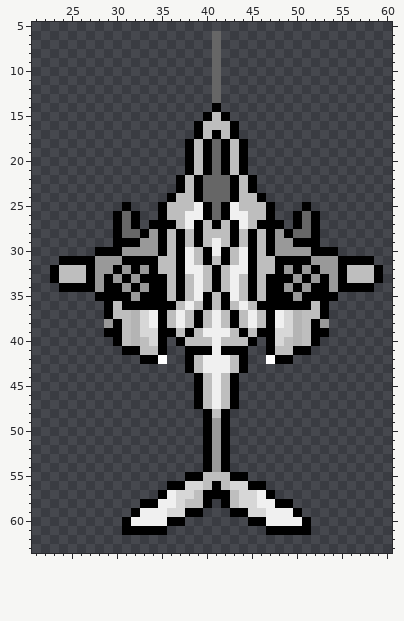
Two states of a sprite sheet, data/images/units/vehicles/shedu.gif. The picture above is the old version.
The file is 84x72 pixels. Colours within 5 levels of each other are drawn and written as one. Shown: x 21..60, y 5..63.
After the commit:
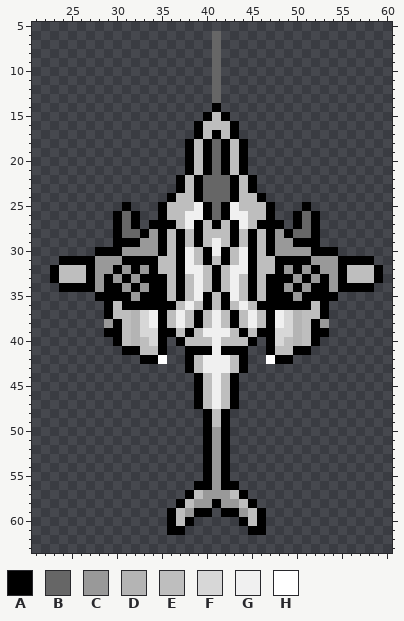
Palette (. is transparent): A #000000  B #666666  C #999999  D #b4b4b4  E #bebebe  F #d7d7d7  G #f0f0f0  H #ffffff
From the commit log: >> OK. Last revision on the Shedu image. I swear! ::crosses fingers::
Difference:
y 49: x 41 C -> E
y 55: x 38..44 AAEEEAA -> ..ACA..
y 56: x 36..46 AAFFEAEFFAA -> ...AACAA...
y 57: x 35..38 AGFF -> ...A; x 40..42 AAA -> CCC; x 44..47 FFGA -> A...
y 58: x 33..37 AAGGF -> ....A; x 39..49 EA.AEFFGGAA -> CCACCEA....
y 59: x 32..38 AGGGFFA -> ....AEC; x 40 . -> A; x 42 . -> A; x 44..50 AFFGGGA -> CEA....
y 60: x 31..35 AGGGG -> .....; x 37..38 A. -> EA; x 44..45 .A -> AE; x 47..51 GGGGA -> .....
y 61: x 31..37 AAAAA.. -> .....AA; x 45..51 ..AAAAA -> AA.....
